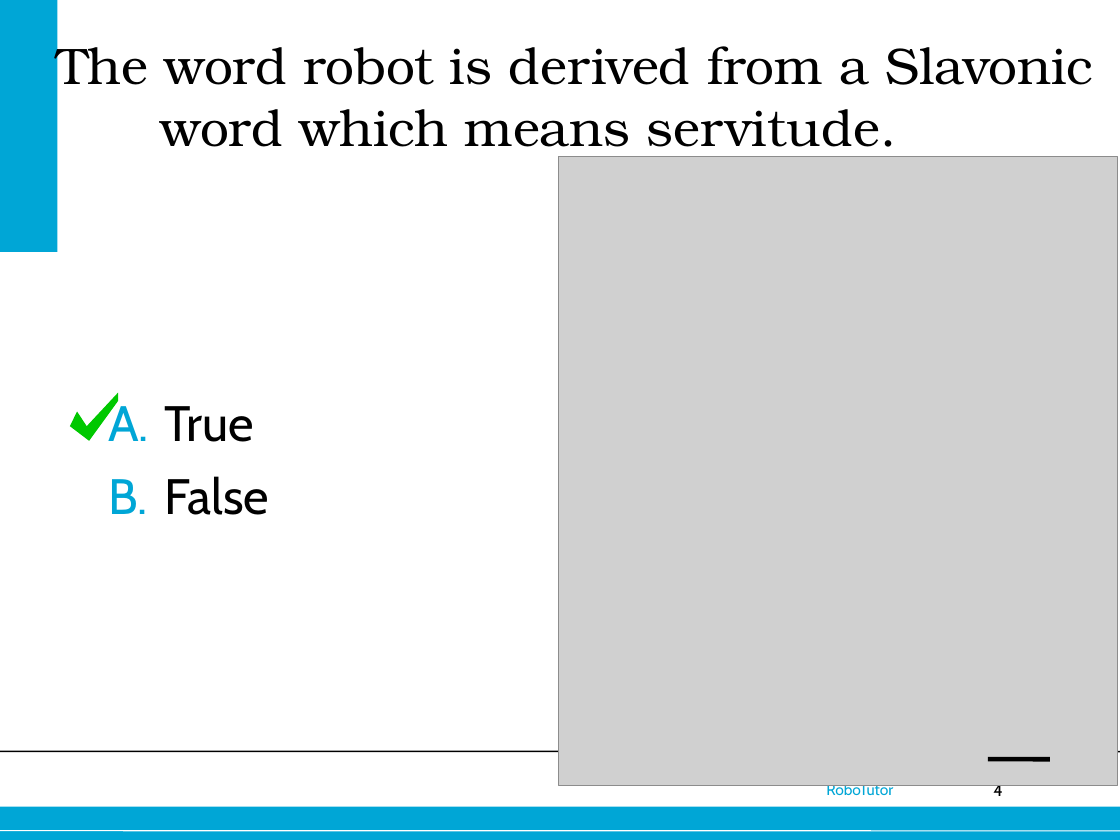
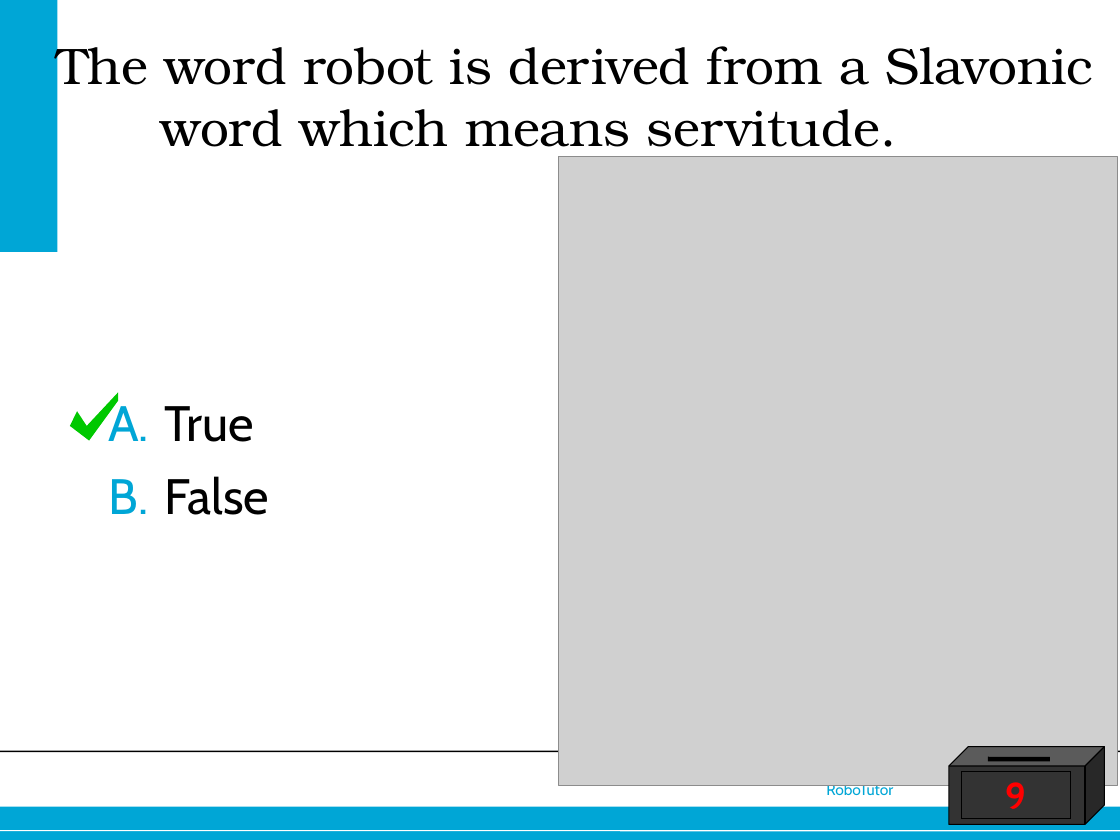
Before and after one commit to jettan/robotutor, a slide deck: slide 4 of Nao 2.0.ppt. Drawn at 1120x840 pixels with LibreOffice and Linux fonts; fonts in the diff are those of the drawing; grey boxes stand for pictures; background and template pictures are left out. Boxes give left, top, right and bottom in pixels: in the first picture for what was removed or moved away, otherwise in the second. Text is boxed around its words. In the diff, an @@ line names an element or a change of style, - is before the commit and + after.

```diff
--- a/Nao 2.0.ppt
+++ b/Nao 2.0.ppt
@@ cube added at [949,747,1104,824], fill #333333, outline #000000 0.74 pt @@
@@ rectangle added at [961,772,1070,819], outline #000000 0.74 pt, 24 pt, text #FF0000, bold @@
+9
```
Also in this commit, not shown: 6 other slides changed, 1 other file.
